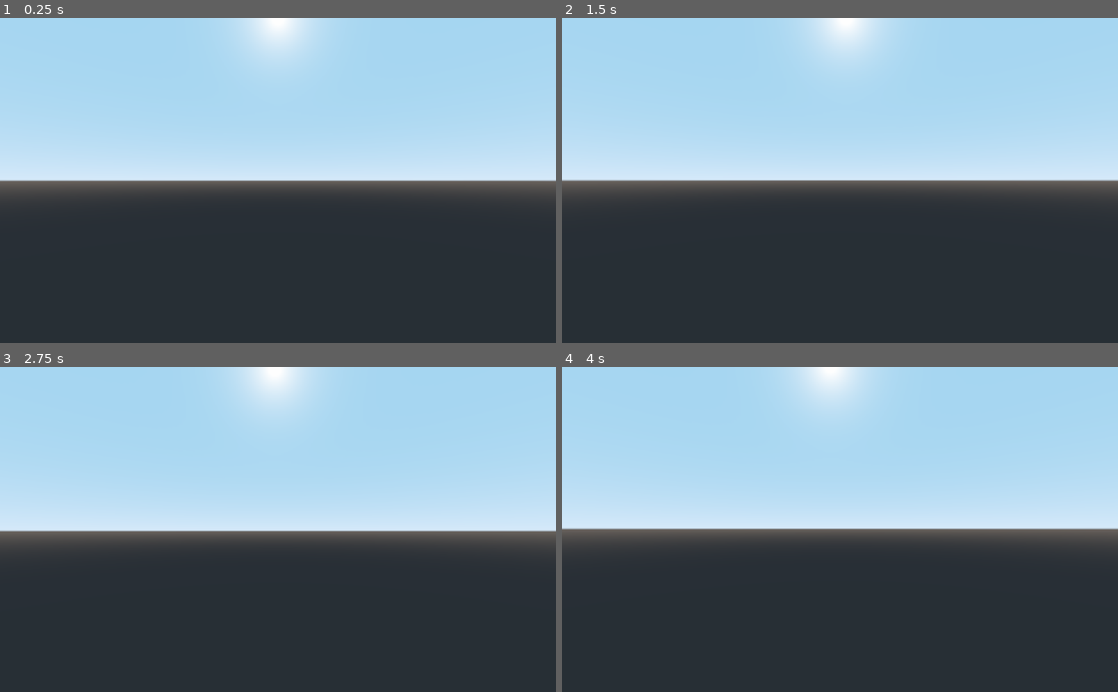
Above: before the commit, frames 1-4 (two rows, left to right).
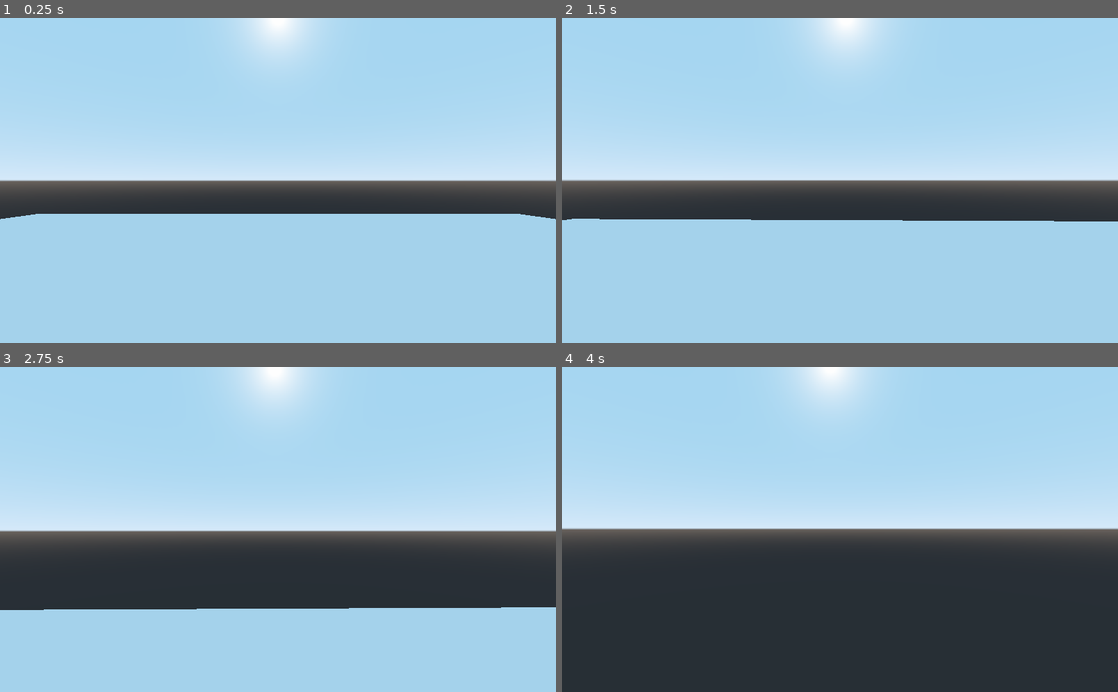
Above: after the commit, the same moments.

Repository: JustIccy/New-Project
Game: Godot game, scene res://World.tscn
Two runs of this game, one before a commit and one after it. Both use one fixed random seed, a clock stepped at 60 frames per second and the inputs below.
Inputs (mouse positions are in pixels of both pictures, inside the frame that each line leads up to):
- Up to frame 1 (0.25 s): no input
- Up to frame 2 (1.5 s): tap Enter at 0.5 s; move the mouse to (867, 180) at 0.52 s; hold W (forward) from 0.53 s (still down); tap Space (jump) at 0.77 s; move the mouse to (812, 180) at 1.27 s
- Up to frame 3 (2.75 s): keep holding W (forward); tap Space (jump) at 1.52 s; move the mouse to (289, 523) at 2.02 s
- Up to frame 4 (4 s): keep holding W (forward); move the mouse to (834, 536) at 2.77 s; tap Space (jump) at 3.02, 3.77 s; move the mouse to (878, 532) at 3.52 s

The runs differ from the first frame. In frame 1, 40% of the frame differs, in the area x 0-100%, y 60-100%; in frame 2, 38%; in frame 3, 26%; in frame 4, nothing differs.

Commit message:
Small Changes

Diff:
--- a/KinematicBody.tscn
+++ b/KinematicBody.tscn
@@ -10,6 +10,37 @@
 
 [sub_resource type="CylinderShape" id=2]
 height = 0.841407
+
+[sub_resource type="Animation" id=4]
+resource_name = "Headbob"
+length = 0.3
+tracks/0/type = "value"
+tracks/0/path = NodePath(".:translation")
+tracks/0/interp = 1
+tracks/0/loop_wrap = true
+tracks/0/imported = false
+tracks/0/enabled = true
+tracks/0/keys = {
+"times": PoolRealArray( 0, 0.219056, 0.3 ),
+"transitions": PoolRealArray( 1, 1, 1 ),
+"update": 0,
+"values": [ Vector3( 0, 0, -0.955605 ), Vector3( 0, 0.3, -0.956 ), Vector3( 0, 0, -0.955605 ) ]
+}
+
+[sub_resource type="Animation" id=5]
+length = 0.001
+tracks/0/type = "value"
+tracks/0/path = NodePath(".:translation")
+tracks/0/interp = 1
+tracks/0/loop_wrap = true
+tracks/0/imported = false
+tracks/0/enabled = true
+tracks/0/keys = {
+"times": PoolRealArray( 0 ),
+"transitions": PoolRealArray( 1 ),
+"update": 0,
+"values": [ Vector3( 0, 0, -0.955605 ) ]
+}
 
 [node name="KinematicBody" type="KinematicBody"]
 transform = Transform( 1, 0, 0, 0, 1, 0, 0, 0, 1, 0, 3, 0 )
@@ -34,6 +65,10 @@
 [node name="Camera" type="Camera" parent="Head"]
 transform = Transform( 1, 0, 0, 0, 1, 0, 0, 0, 1, 0, 0, -0.955605 )
 
+[node name="AnimationPlayer" type="AnimationPlayer" parent="Head/Camera"]
+anims/Headbob = SubResource( 4 )
+anims/RESET = SubResource( 5 )
+
 [node name="GroundCheck" type="RayCast" parent="."]
 transform = Transform( 1, 0, 0, 0, 1, 0, 0, 0, 1, 0, -2, 0 )
 enabled = true
--- a/Player.gd
+++ b/Player.gd
@@ -19,6 +19,8 @@
 
 onready var head = $Head
 onready var ground_check = $GroundCheck
+onready var anim_play = $Head/Camera/AnimationPlayer
+
 
 #on game start keep mouse within window bounds
 func _ready():
@@ -69,3 +71,7 @@
 	movement.x = h_velocity.x + gravity_vec.x
 
 	move_and_slide(movement, Vector3.UP)
+
+	#Plays headbobbing animation
+	if direction != Vector3():
+		anim_play.play("Headbob")
--- a/World.tscn
+++ b/World.tscn
@@ -1,7 +1,14 @@
-[gd_scene load_steps=2 format=2]
+[gd_scene load_steps=3 format=2]
 
 [ext_resource path="res://KinematicBody.tscn" type="PackedScene" id=1]
+
+[sub_resource type="CubeMesh" id=1]
+size = Vector3( 50, 1, 50 )
 
 [node name="World" type="Spatial"]
 
 [node name="Player" parent="." instance=ExtResource( 1 )]
+
+[node name="MeshInstance" type="MeshInstance" parent="."]
+mesh = SubResource( 1 )
+material/0 = null
Not shown: 1 places in KinematicBody.tscn that only renumber resources
